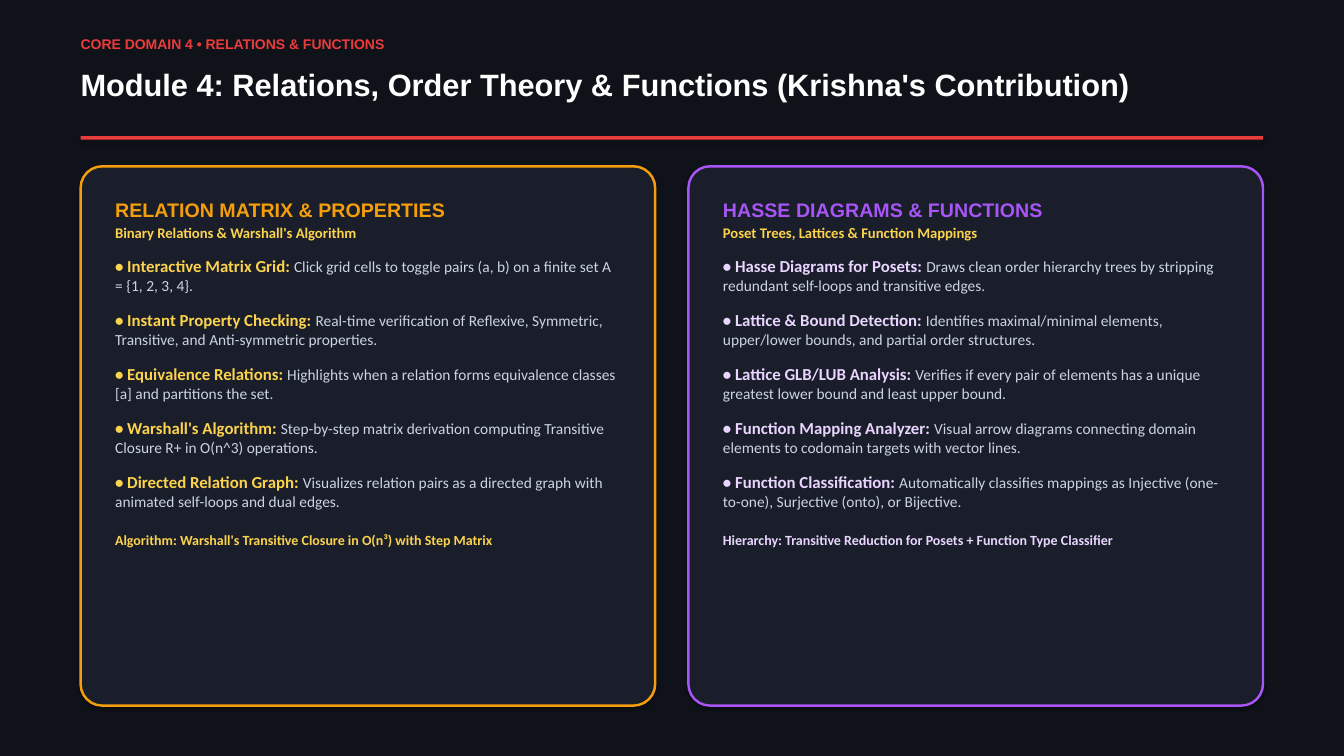
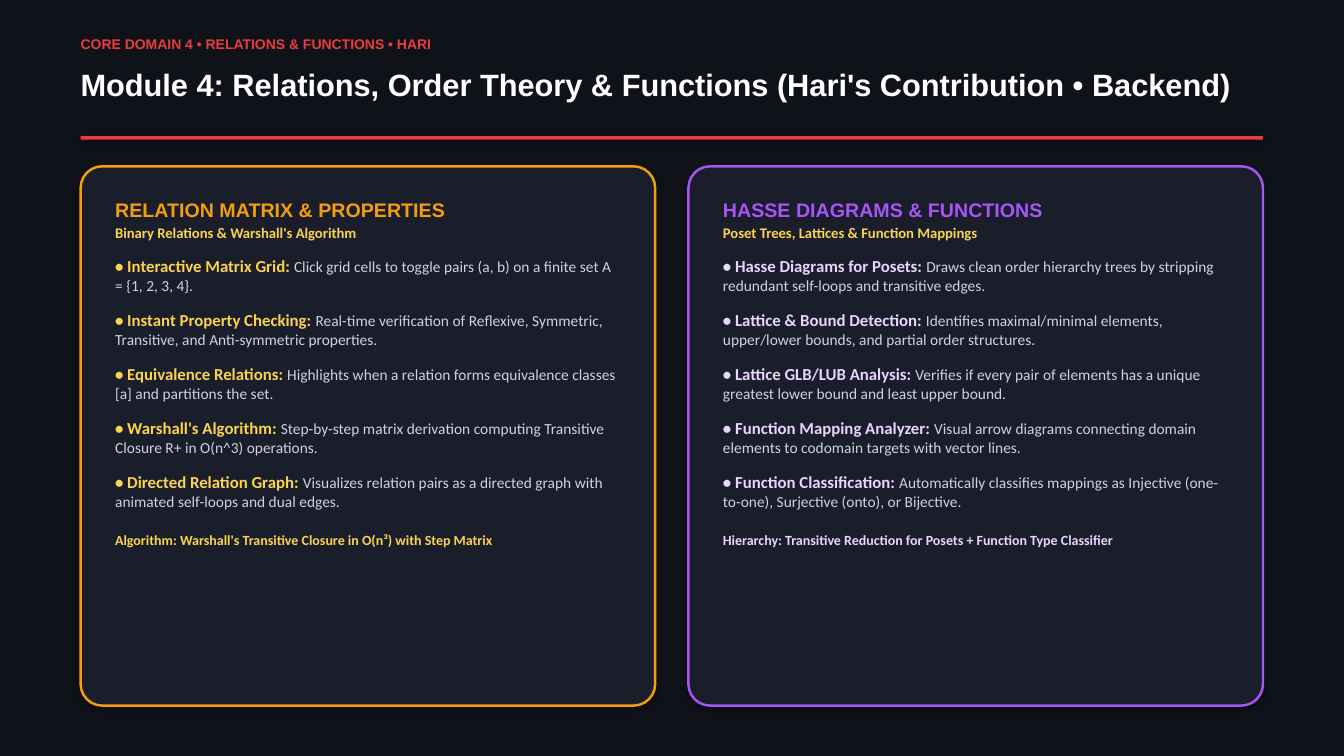
Before and after one commit to akash20065ray-sys/Logic_verse, a slide deck: slide 8 of LogicVerse_Presentation_With_Names.pptx. Drawn at 1344x756 pixels with LibreOffice and Linux fonts; fonts in the diff are those of the drawing. Boxes give left, top, right and bottom in pixels: in the first picture for what was removed or moved away, otherwise in the second. Text is boxed around its words. In the diff, an @@ line names an element or a change of style, - is before the commit and + after.

Commit message:
docs(presentation): update member roles and module breakdown matching exact specs

```diff
--- a/LogicVerse_Presentation_With_Names.pptx
+++ b/LogicVerse_Presentation_With_Names.pptx
@@ text at <box>81,39,431,49</box>: text changed @@
-CORE DOMAIN 4 • RELATIONS & FUNCTIONS
+CORE DOMAIN 4 • RELATIONS & FUNCTIONS • HARI
@@ text at <box>81,73,1230,101</box>: text changed @@
-Module 4: Relations, Order Theory & Functions (Krishna's Contribution)
+Module 4: Relations, Order Theory & Functions (Hari's Contribution • Backend)
```
Also in this commit, not shown: 8 other slides changed, 2 other files.
